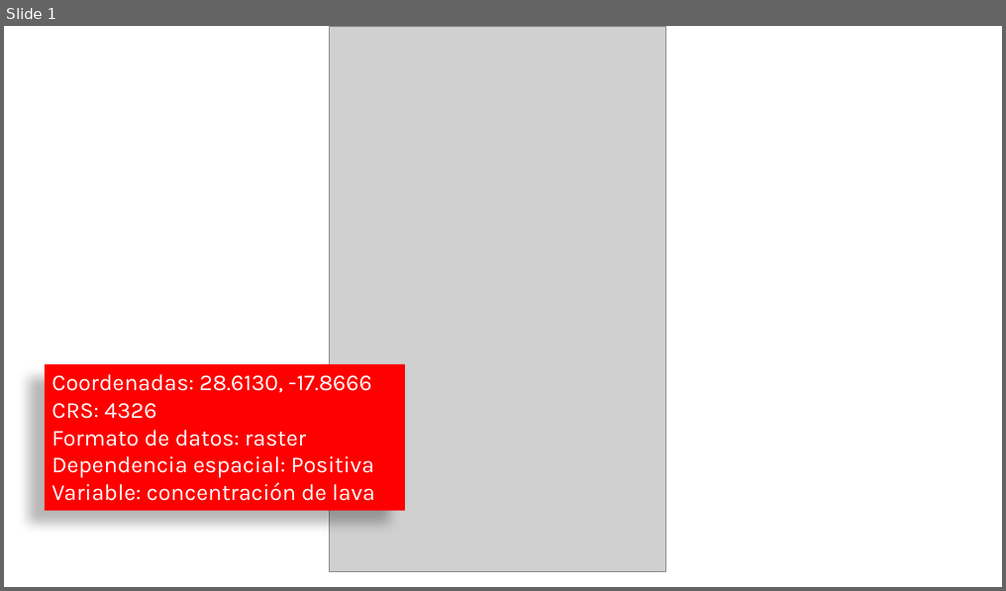
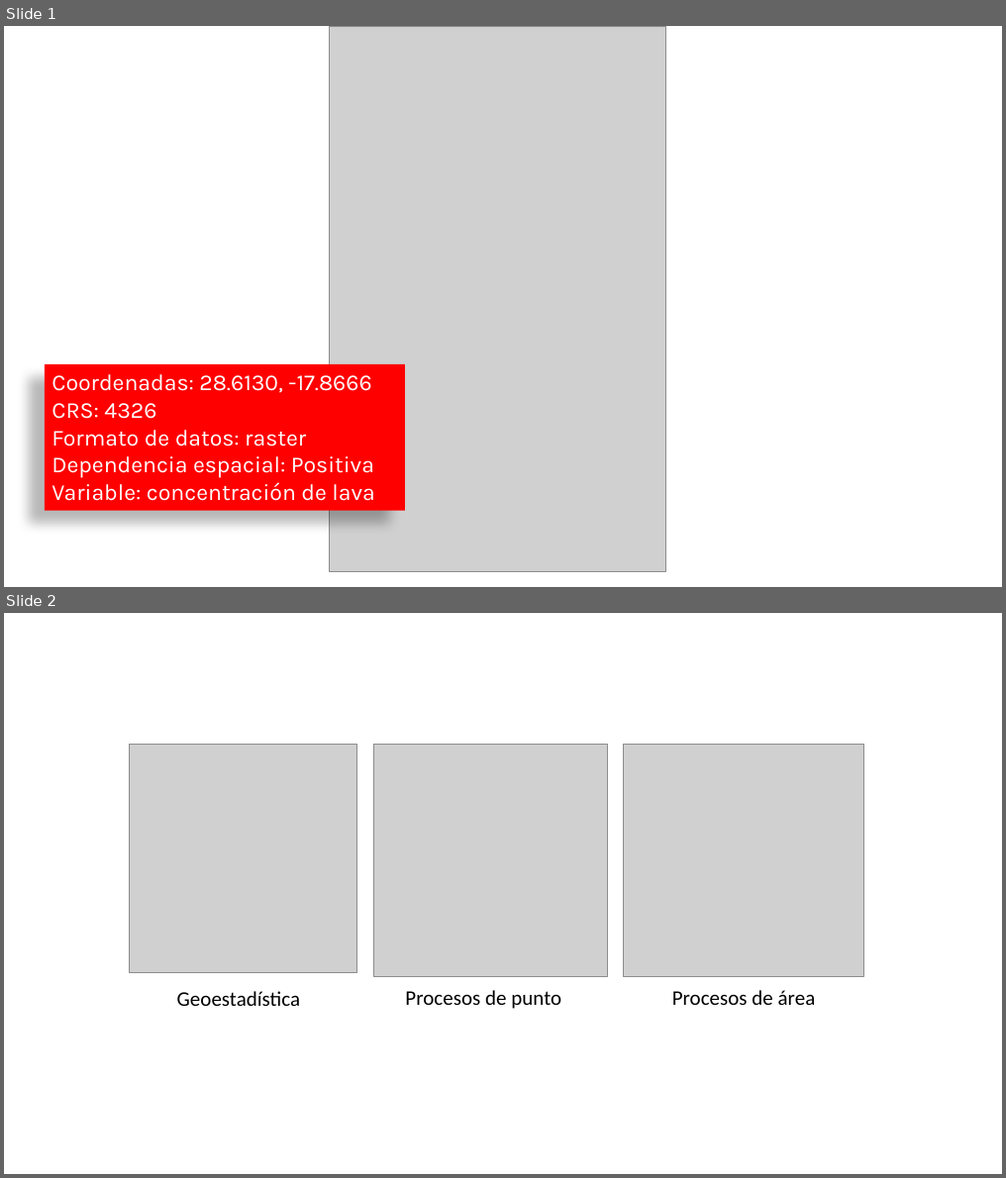
Before and after one commit to gemafaviles/mdsr_geo, a slide deck: img/Cumbrevieja.pptx. Shown one above the other, each under a label of ours: slide 1 before the commit, slides 1 and 2 after it. The pictures are 1006x591 and 1006x1178 pixels, drawn with LibreOffice and Linux fonts; fonts in the diff are those of the drawing; grey boxes stand for pictures. Boxes give left, top, right and bottom in pixels: in the first picture for what was removed or moved away, otherwise in the second. Text is boxed around its words. In the diff, an @@ line names an element or a change of style, - is before the commit and + after.

```diff
--- a/img/Cumbrevieja.pptx
+++ b/img/Cumbrevieja.pptx
@@ slide 2 added at bbox=[4, 613, 1002, 1174], background #FFFFFF @@
@@ picture added at bbox=[129, 744, 356, 973] @@
@@ picture added at bbox=[373, 744, 607, 977] @@
@@ picture added at bbox=[624, 744, 865, 977] @@
@@ text added at bbox=[177, 991, 300, 1006], 20 pt, text #000000 @@
+Geoestadística
@@ text added at bbox=[405, 990, 561, 1009], 20 pt, text #000000 @@
+Procesos de punto
@@ text added at bbox=[672, 990, 816, 1005], 20 pt, text #000000 @@
+Procesos de área
```
Also in this commit, not shown: 1 other slide added, 14 other files.
